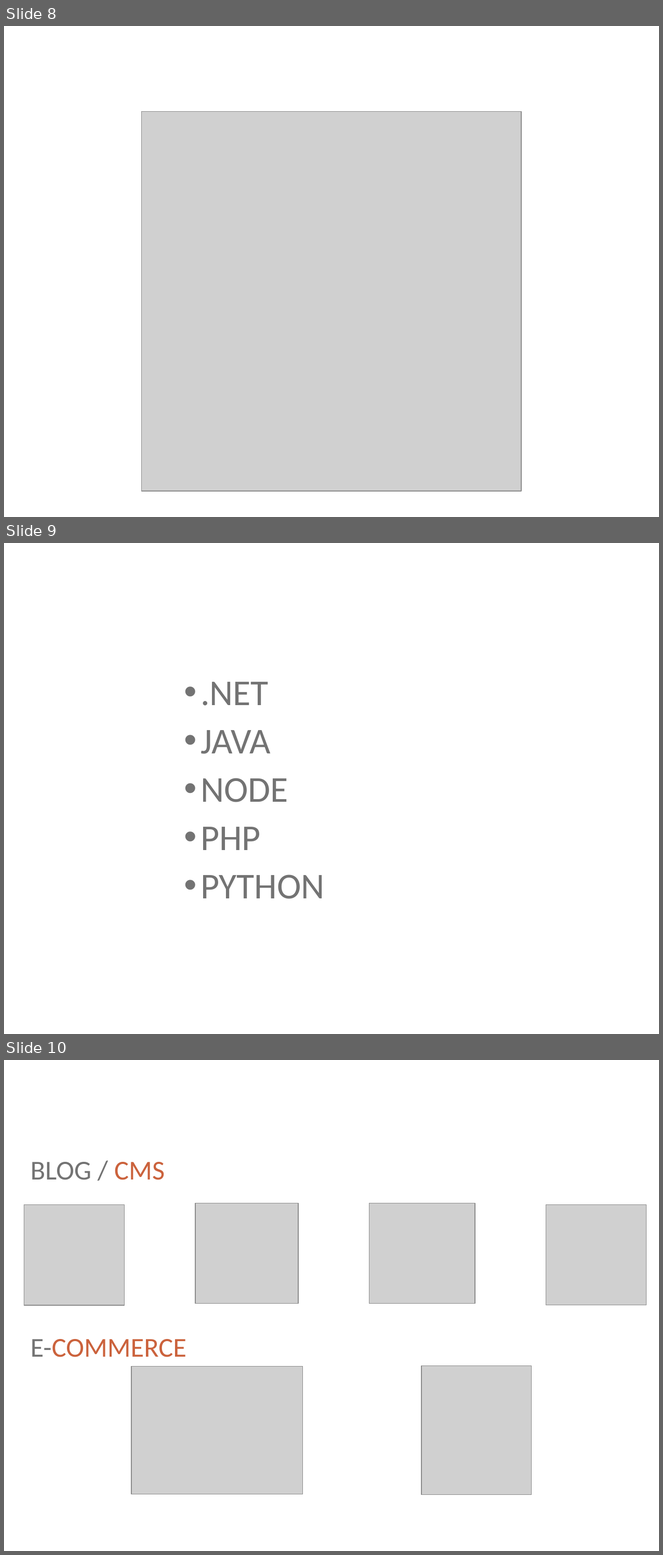
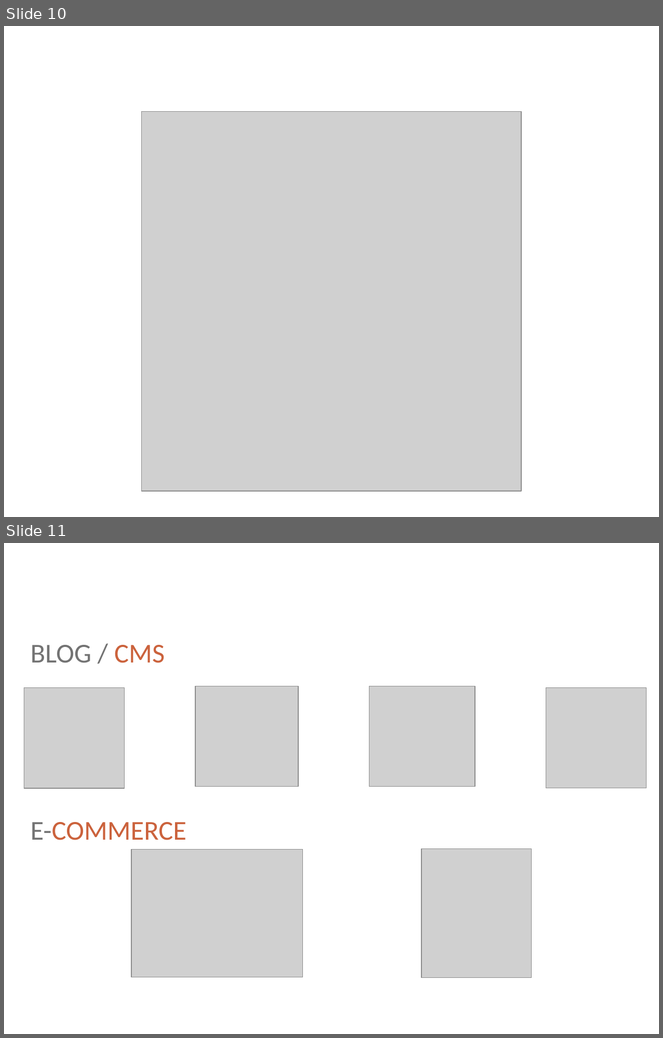
Before and after one commit to ritasker/Presentations-Archive, a slide deck: Current/Azure The Good Parts Web Apps/AzureTheGoodParts-WebApps.pptx. Shown one above the other, each under a label of ours: slides 8, 9 and 10 before the commit, slides 10 and 11 after it. The pictures are 663x1555 and 663x1038 pixels, drawn with LibreOffice and Linux fonts; fonts in the diff are those of the drawing; grey boxes stand for pictures; background and template pictures are left out. Boxes give left, top, right and bottom in pixels: in the first picture for what was removed or moved away, otherwise in the second. Text is boxed around its words. In the diff, an @@ line names an element or a change of style, - is before the commit and + after.

```diff
--- a/Current/Azure The Good Parts Web Apps/AzureTheGoodParts-WebApps.pptx
+++ b/Current/Azure The Good Parts Web Apps/AzureTheGoodParts-WebApps.pptx
@@ slide 9 removed at (4,543,659,1034), background picture (left out) @@
@@ text removed at (201,682,325,899) @@
-• .NET
-• JAVA
-• NODE
-• PHP
-• PYTHON
@@ what was slide 8 is now slide 10 @@
@@ what was slide 10 is now slide 11 @@
```
Also in this commit, not shown: 1 slide changed, 4 slides added, 2 other slides removed, 2 other files.
